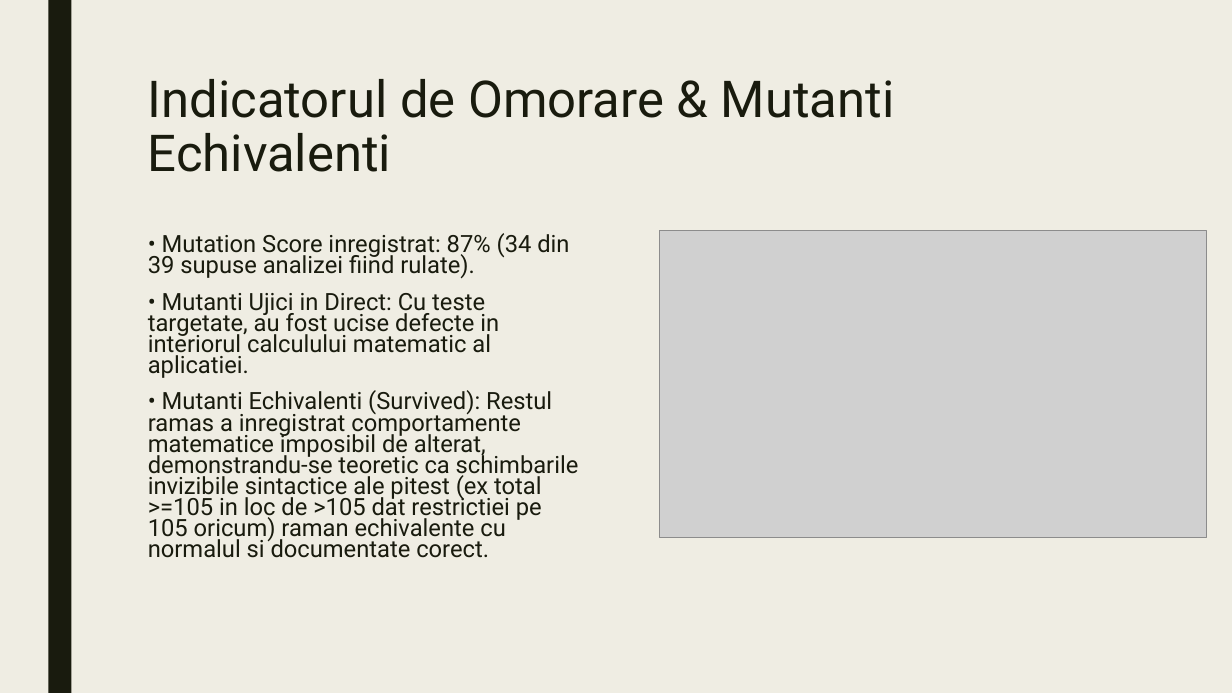
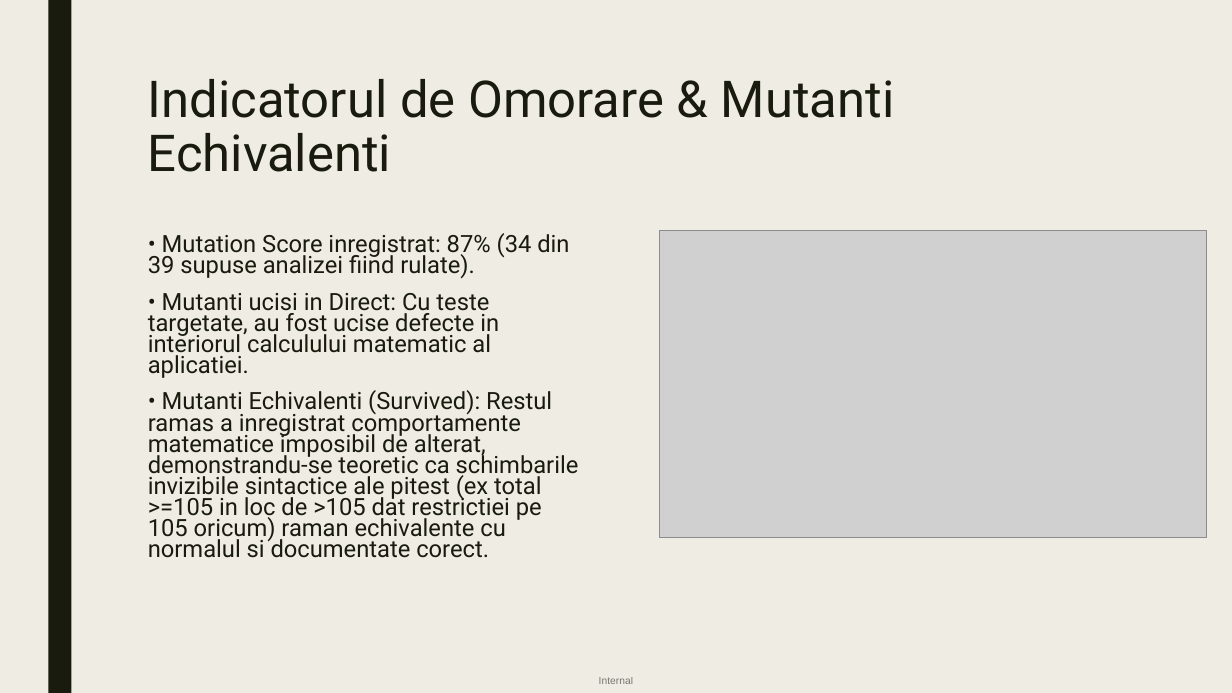
Before and after one commit to apostoltudor/BachelorsDegree-UNIBUC-FMI, a slide deck: slide 9 of TSS.pptx. Drawn at 1232x693 pixels with LibreOffice and Linux fonts; fonts in the diff are those of the drawing; grey boxes stand for pictures. Boxes give left, top, right and bottom in pixels: in the first picture for what was removed or moved away, otherwise in the second. Text is boxed around its words. In the diff, an @@ line names an element or a change of style, - is before the commit and + after.

```diff
--- a/TSS.pptx
+++ b/TSS.pptx
@@ text at box(148, 293, 499, 378): text changed @@
-• Mutanti Ujici in Direct: Cu teste targetate, au fost ucise defecte in interiorul calculului matematic al aplicatiei.
+• Mutanti ucisi in Direct: Cu teste targetate, au fost ucise defecte in interiorul calculului matematic al aplicatiei.
@@ text added at box(599, 677, 633, 684), 8 pt, text #000000 at 50% opacity @@
+Internal
```
Also in this commit, not shown: 8 other slides changed.
